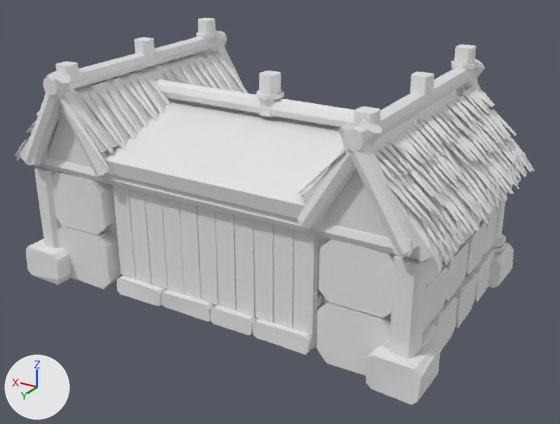
Before and after pictures for a commit that changed the glTF model art/roblox/lobby/meshes/VaultHall.glb.
Rendered twice from a camera (50 mm lens) standing at (-24.4, 39.7, 16.9) and looking at (-1.0, 0.8, -2.5). Arrows for +X, +Y and +Z are at lower left; the lights stay in place. The older version comes first. Vertices at exactly the same position are counted once.

Objects in the first picture: 'VaultHall.001'.
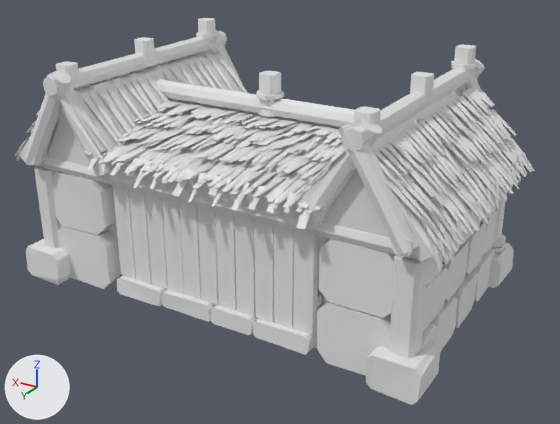
The newer file is also turned or shifted as a whole; pictures and numbers use the older file's frame.

Where the change shows, as pixel boxes [x1, y1, x2, y2] in the pictures (560 x 424 px):
part 1 of me_vaulthall, added
    after: [331, 138, 342, 146]
part 2 of me_vaulthall, added
    after: [274, 122, 299, 136]
part 3 of me_vaulthall, added
    after: [258, 120, 279, 129]
part 4 of me_vaulthall, added
    after: [211, 112, 237, 124]
part 5 of me_vaulthall, added
    after: [324, 131, 340, 143]
part 6 of me_vaulthall, added
    after: [304, 125, 324, 131]
part 7 of me_vaulthall, added
    after: [179, 105, 204, 111]
part 8 of me_vaulthall, added
    after: [167, 103, 197, 115]
part 9 of me_vaulthall, built on
    before: [157, 71, 420, 127]
    after: [83, 71, 420, 229]

What the commit changed:
me_vaulthall is used by ob_vaulthall_001; location (0.0, 0.0, 0.0).
me_vaulthall had 5184 vertices, 7804 faces and spanned x -14.6..14.6, y -8.7..8.7, z -7.6..7.6.
me_vaulthall now has 6349 vertices, 9202 faces and spans x -14.6..14.6, y -8.7..9.1, z -7.6..7.6.
me_vaulthall part 1: the loose piece of 5 vertices spanning x -5.4..-4.7, y -1.7..0.1, z 3.4..3.5 is copied, and the copy is scaled about its middle by (0.816, -1.33, -0.362), then moved by (-0.5, 2.3, -0.1); it spans x -5.8..-5.2, y 0.2..2.7, z 3.2..3.4.
me_vaulthall part 2: the loose piece of 5 vertices spanning x -2.0..-1.6, y -2.1..0.1, z 3.4..3.6 is copied, and the copy is scaled about its middle by (0.94, -1.16, 0.514), then moved by (-0.1, 2.5, -0.1); it spans x -2.2..-1.7, y 0.2..2.9, z 3.2..3.4.
me_vaulthall part 3: the loose piece of 5 vertices spanning x -0.4..0.3, y -1.9..0.1, z 3.4..3.5 is copied, and the copy is scaled about its middle by (0.899, 0.919, 0.339), then moved by (-0.5, 2.0, -0.1); it spans x -0.8..-0.2, y 0.2..2.1, z 3.3..3.4.
me_vaulthall part 4: the loose piece of 5 vertices spanning x 2.8..3.4, y -2.2..0.1, z 3.4..3.5 is copied, and the copy is scaled about its middle by (0.822, -1.11, 1.06), then moved by (-0.5, 2.6, -0.1); it spans x 2.4..2.9, y 0.2..2.8, z 3.2..3.5.
me_vaulthall part 5: the loose piece of 5 vertices spanning x -5.9..-5.3, y -1.8..0.1, z 3.3..3.5 is copied, and the copy is scaled about its middle by (0.886, -1.2, 1.27), then moved by (0.4, 2.2, 0.0); it spans x -5.4..-4.9, y 0.2..2.6, z 3.3..3.5.
me_vaulthall part 6: the loose piece of 5 vertices spanning x -3.6..-3.1, y -2.3..0.1, z 3.3..3.5 is copied, and the copy is multiplied about its middle by the matrix ((0.693, 0.049, 0.0), (-0.049, 0.693, -0.03), (-0.002, 0.03, 0.694)), then moved by (-0.1, 2.1, 0.1); it spans x -3.8..-3.3, y 0.2..1.9, z 3.4..3.6.
me_vaulthall part 7: the loose piece of 5 vertices spanning x 5.1..5.5, y -2.1..0.1, z 3.4..3.5 is copied, and the copy is scaled about its middle by (1.28, 0.913, 1.1), then moved by (0.0, 2.2, 0.1); it spans x 5.0..5.6, y 0.2..2.3, z 3.4..3.6.
me_vaulthall part 8: the loose piece of 5 vertices spanning x 6.5..9.2, y 1.3..2.0, z 2.2..5.1 is copied, and the copy is multiplied about its middle by the matrix ((0.006, 0.645, 0.006), (-0.467, 0.008, -0.445), (-0.445, 0.0, 0.467)), then moved by (-2.0, -0.2, -0.3); it spans x 5.6..6.1, y 0.2..2.8, z 3.3..3.5.
me_vaulthall part 9: 11 vertices removed from x -9.7..9.8, y -0.4..0.8, z 3.5..6.2; 1096 vertices added at x -9.7..9.7, y -0.4..9.1, z 0.9..6.2.
Other edits to the shape of me_vaulthall do not show in these pictures.
